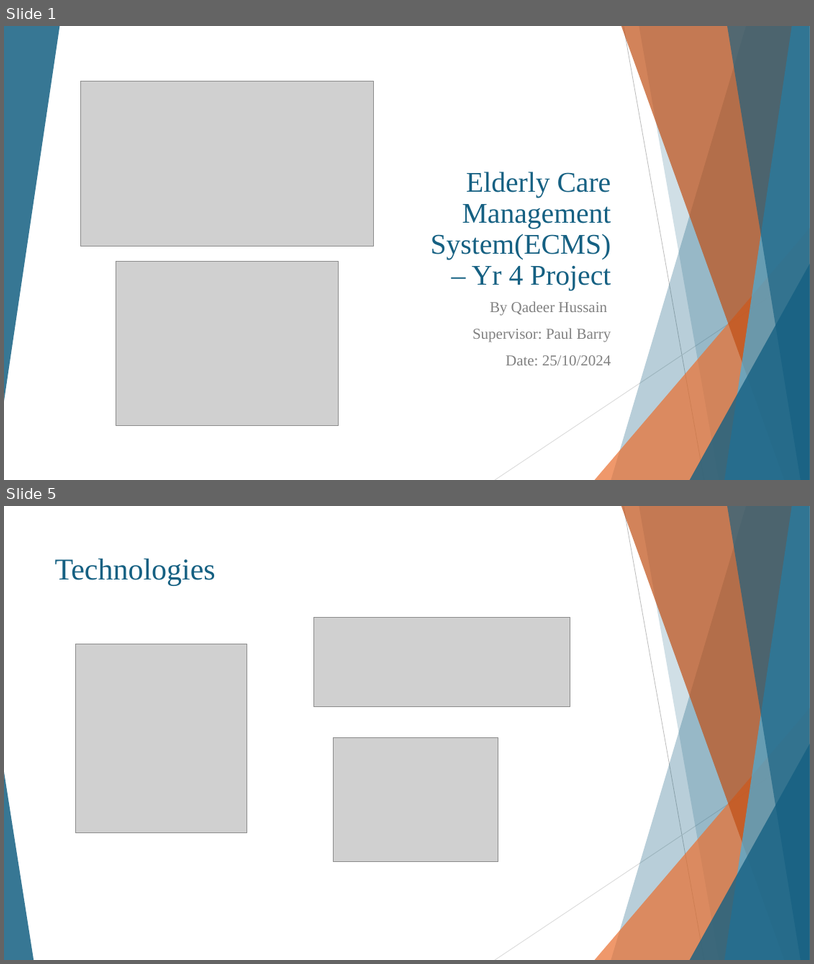
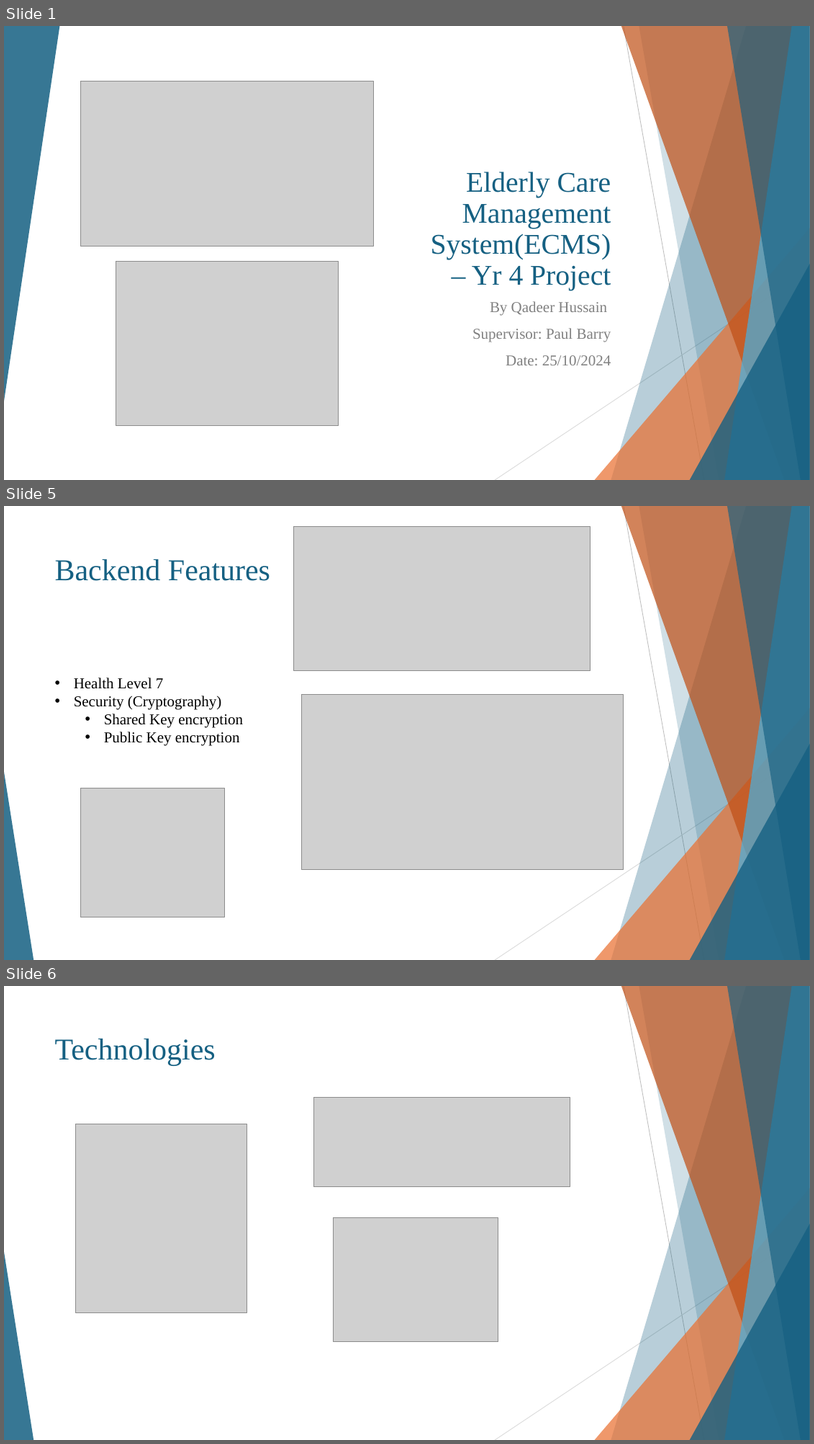
Before and after one commit to Qadeer1813/Project-Y4, a slide deck: Elderly Care Management System(ECMS) Presentation.pptx. Shown one above the other, each under a label of ours: slides 1 and 5 before the commit, slides 1, 5 and 6 after it; the slides between them are not shown. The pictures are 814x964 and 814x1444 pixels, drawn with LibreOffice and Linux fonts; fonts in the diff are those of the drawing; grey boxes stand for pictures. Boxes give left, top, right and bottom in pixels: in the first picture for what was removed or moved away, otherwise in the second. Text is boxed around its words. In the diff, an @@ line names an element or a change of style, - is before the commit and + after.

```diff
--- a/Elderly Care Management System(ECMS) Presentation.pptx
+++ b/Elderly Care Management System(ECMS) Presentation.pptx
@@ slide 5 added at <box>4,506,810,960</box>, background #FFFFFF; not listed: 10 template elements that a slide beside it also shows @@
@@ picture added at <box>293,527,591,671</box> @@
@@ title added at <box>55,559,270,581</box>, 36 pt, text #156082 @@
+Backend Features
@@ text added at <box>74,677,243,746</box>, 18 pt, text #000000 @@
+• Health Level 7
+• Security (Cryptography)
+  • Shared Key encryption
+  • Public Key encryption
@@ picture added at <box>301,695,623,870</box> @@
@@ picture added at <box>81,788,225,917</box> @@
@@ what was slide 5 is now slide 6 @@
```
Also in this commit, not shown: 4 slides changed, 2 other slides added, 1 slide removed.
